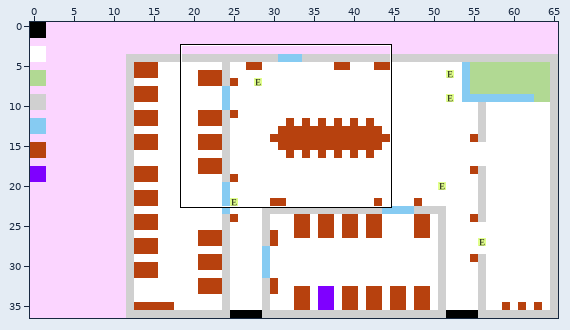
Level history. Tiled map: Resources/Levels/Radme/Cal/Blueprints/Market/Barrack.tmx. The picture above shows the old version from afar; the outline marks the close-up.
Close-up. First the earlier version:
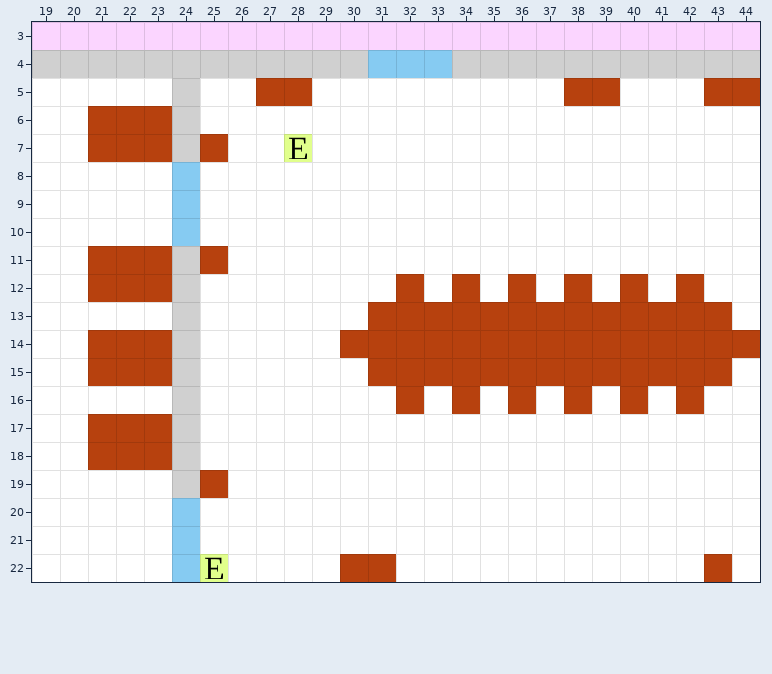
Cells are 32x32 px. Shown: x 19..44, y 3..22. The commit also changed other parts of the map, which this record leaves out.
The same view after the edit:
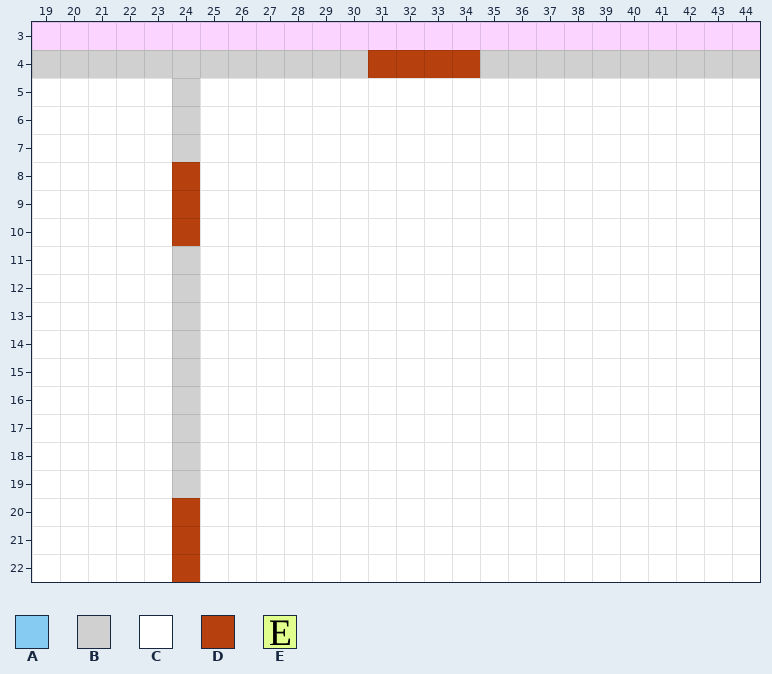
Key: from "Miky Blue Print": A 0 "azure", B 1 "gray", C 3 "white", D 5 "rust", E 7 "enemy".
_ is an empty cell, . an unchanged one.
Difference:
--- layer "Livello"
@@ x 21..44 @@
- 4 ..........AAAB..........
- 5 ......DD.........DD...DD
- 6 DDD.....................
- 7 DDD.D..E................
- 8 ...A....................
- 9 ...A....................
-10 ...A....................
-11 DDD.D...................
-12 DDD........D.D.D.D.D.D..
-13 ..........DDDDDDDDDDDDD.
-14 DDD......DDDDDDDDDDDDDDD
-15 DDD.......DDDDDDDDDDDDD.
-16 ...........D.D.D.D.D.D..
-17 DDD.....................
-18 DDD.....................
-19 ....D...................
-20 ...A....................
-21 ...A....................
-22 ...AE....DD...........D.
+ 4 ..........DDDD..........
+ 5 ......CC.........CC...CC
+ 6 CCC.....................
+ 7 CCC.C..C................
+ 8 ...D....................
+ 9 ...D....................
+10 ...D....................
+11 CCC.C...................
+12 CCC........C.C.C.C.C.C..
+13 ..........CCCCCCCCCCCCC.
+14 CCC......CCCCCCCCCCCCCCC
+15 CCC.......CCCCCCCCCCCCC.
+16 ...........C.C.C.C.C.C..
+17 CCC.....................
+18 CCC.....................
+19 ....C...................
+20 ...D....................
+21 ...D....................
+22 ...DC....CC...........C.
